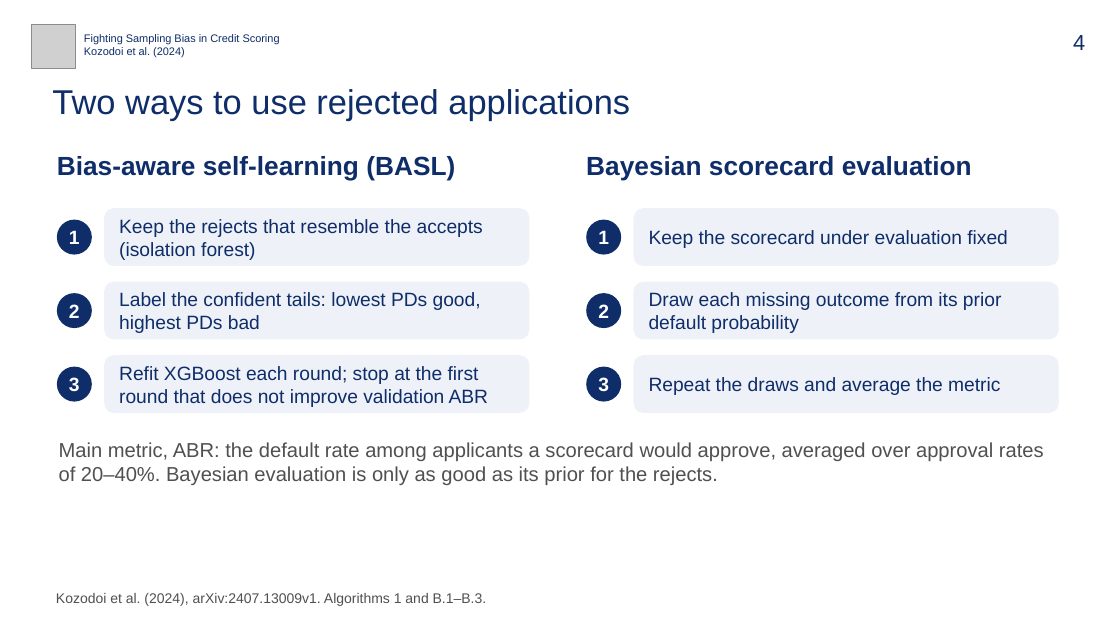
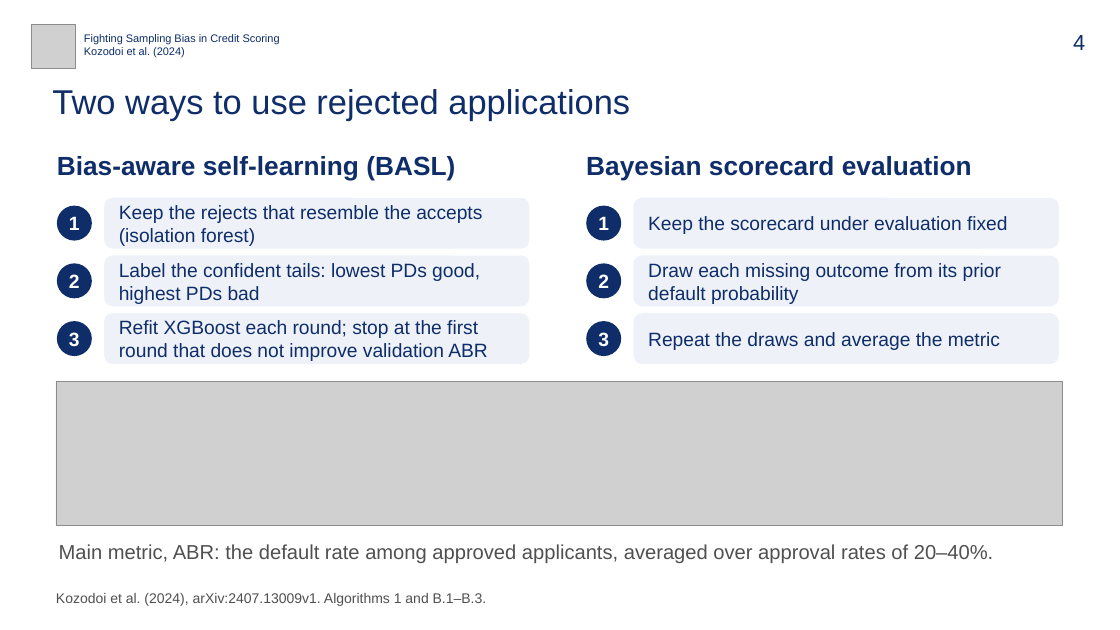
Before and after one commit to bigpurota/paper11, a slide deck: slide 4 of slides/talk-template.pptx. Drawn at 1120x630 pixels with LibreOffice and Linux fonts; fonts in the diff are those of the drawing; grey boxes stand for pictures. Boxes give left, top, right and bottom in pixels: in the first picture for what was removed or moved away, otherwise in the second. Text is boxed around its words. In the diff, an @@ line names an element or a change of style, - is before the commit and + after.

```diff
--- a/slides/talk-template.pptx
+++ b/slides/talk-template.pptx
@@ ellipse "1": place and size @@
-ellipse "1" at [57, 219, 92, 255]
+ellipse "1" at [57, 206, 92, 241]
@@ rounded rectangle "Keep the rejects that resemble ...": place and size @@
-rounded rectangle "Keep the rejects that resemble ..." at [104, 208, 529, 266]
+rounded rectangle "Keep the rejects that resemble ..." at [104, 197, 529, 248]
@@ ellipse "1": place and size @@
-ellipse "1" at [586, 219, 622, 255]
+ellipse "1" at [586, 206, 622, 241]
@@ rounded rectangle "Keep the scorecard under evaluation ...": place and size @@
-rounded rectangle "Keep the scorecard under evaluation ..." at [634, 208, 1059, 266]
+rounded rectangle "Keep the scorecard under evaluation ..." at [634, 197, 1059, 248]
@@ ellipse "2": place and size @@
-ellipse "2" at [57, 293, 92, 329]
+ellipse "2" at [57, 264, 92, 299]
@@ rounded rectangle "Label the confident tails: lowest ...": place and size @@
-rounded rectangle "Label the confident tails: lowest ..." at [104, 281, 529, 339]
+rounded rectangle "Label the confident tails: lowest ..." at [104, 255, 529, 306]
@@ ellipse "2": place and size @@
-ellipse "2" at [586, 293, 622, 329]
+ellipse "2" at [586, 264, 622, 299]
@@ rounded rectangle "Draw each missing outcome from ...": place and size @@
-rounded rectangle "Draw each missing outcome from ..." at [634, 281, 1059, 339]
+rounded rectangle "Draw each missing outcome from ..." at [634, 255, 1059, 306]
@@ ellipse "3": place and size @@
-ellipse "3" at [57, 366, 92, 402]
+ellipse "3" at [57, 321, 92, 356]
@@ rounded rectangle "Refit XGBoost each round; stop ...": place and size @@
-rounded rectangle "Refit XGBoost each round; stop ..." at [104, 355, 529, 413]
+rounded rectangle "Refit XGBoost each round; stop ..." at [104, 313, 529, 364]
@@ ellipse "3": place and size @@
-ellipse "3" at [586, 366, 622, 402]
+ellipse "3" at [586, 321, 622, 356]
@@ rounded rectangle "Repeat the draws and average ...": place and size @@
-rounded rectangle "Repeat the draws and average ..." at [634, 355, 1059, 413]
+rounded rectangle "Repeat the draws and average ..." at [634, 313, 1059, 364]
@@ picture added at [56, 381, 1063, 526] @@
@@ text at [59, 544, 993, 563]: text changed @@
-Main metric, ABR: the default rate among applicants a scorecard would approve, averaged over approval rates of 20–40%. Bayesian evaluation is only as good as its prior for the rejects.
+Main metric, ABR: the default rate among approved applicants, averaged over approval rates of 20–40%.
```
Also in this commit, not shown: 6 other slides changed, 23 other files.
